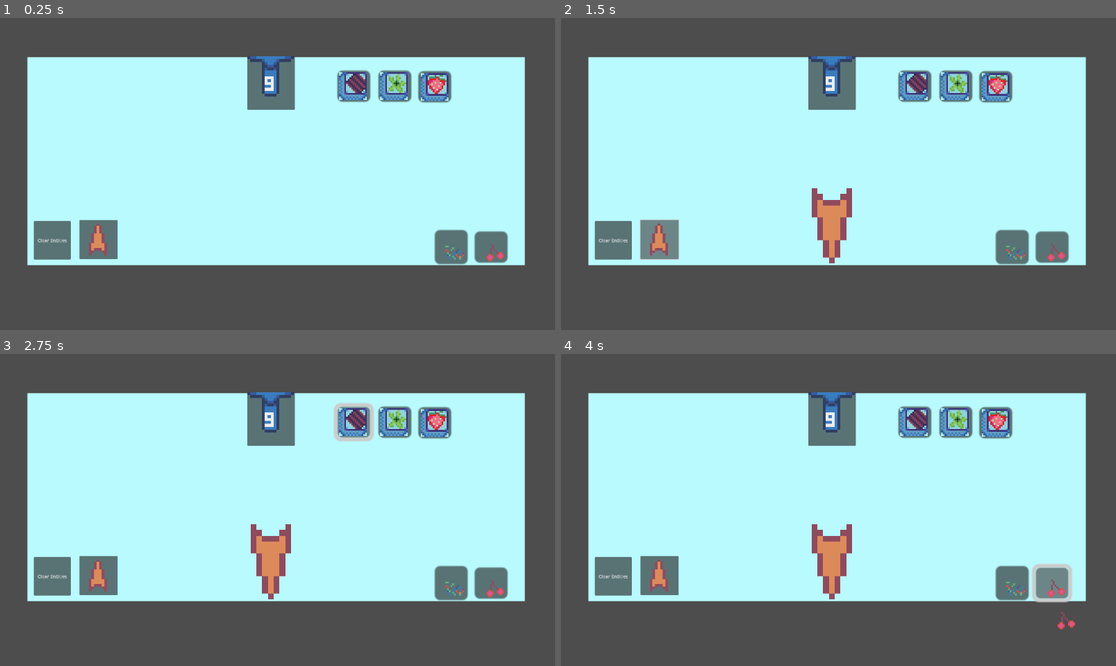
Above: before the commit, frames 1-4 (two rows, left to right).
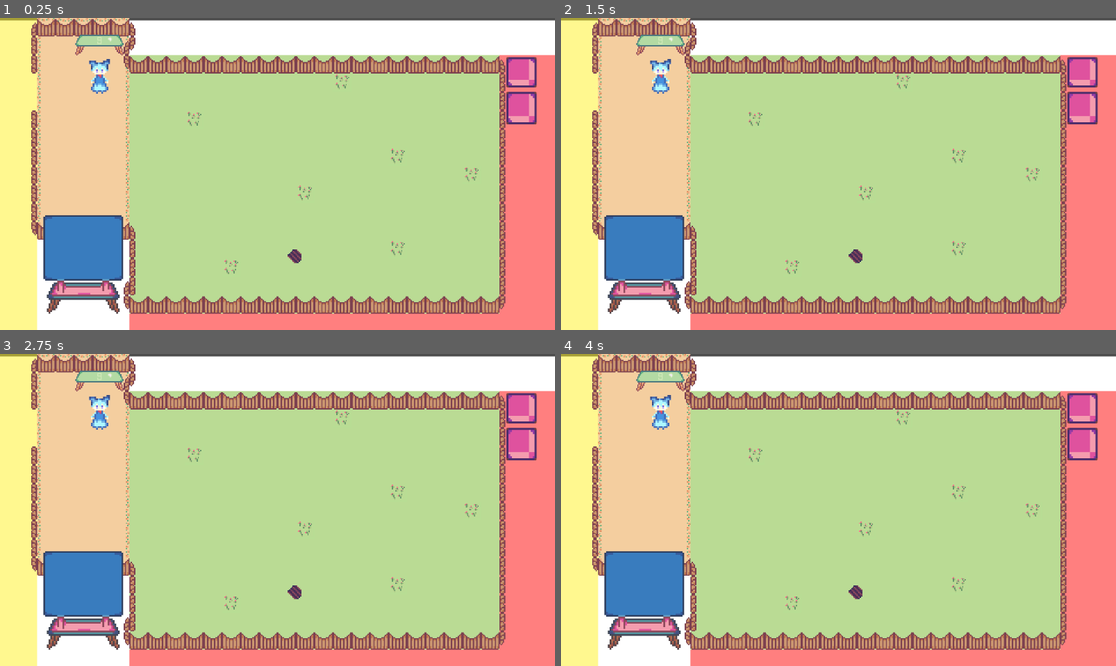
Above: after the commit, the same moments.

Repository: 2192375d/Touhou-Game-Jam-16-Cirno-s-Swirlaria
Game: Godot game, scene res://scenes/overworld/game_overworld.tscn
The game is run twice, just before and just after one commit, with the same random seed, the same clock (stepped at 60 frames per second) and the same inputs. Before the commit the project starts from res://scenes/game_tablemenu.tscn.
Inputs (mouse positions are in pixels of both pictures, inside the frame that each line leads up to):
- Up to frame 1 (0.25 s): no input
- Up to frame 2 (1.5 s): click (832, 83) at 0.52 s; click (660, 239) at 1.27 s
- Up to frame 3 (2.75 s): click (355, 422) at 2.02 s
- Up to frame 4 (4 s): click (955, 422) at 2.77 s; click (1049, 581) at 3.52 s

The runs differ from the first frame. In frame 1, 99% of the frame differs, in the area x 0-100%, y 0-100%; in frame 2, 99%; in frame 3, 99%; in frame 4, 99%.

Commit message:
feat: added item collection

Diff:
--- a/project.godot
+++ b/project.godot
@@ -11,7 +11,7 @@
 [application]
 
 config/name="cirno-project"
-run/main_scene="uid://b468oxcelg53b"
+run/main_scene="uid://b5vmw5yaggpul"
 config/features=PackedStringArray("4.5", "Forward Plus")
 config/icon="res://icon.svg"
 
--- /dev/null
+++ b/scenes/overworld/chocolate_object.tscn
@@ -0,0 +1,33 @@
+[gd_scene load_steps=7 format=3 uid="uid://c2nxjqp786ppc"]
+
+[ext_resource type="Script" uid="uid://dwurcaeais01q" path="res://scripts/overworld/object-interact-component.gd" id="1_2gyli"]
+[ext_resource type="Texture2D" uid="uid://dqcvxv0l36qp3" path="res://assets/chocolate.png" id="2_n85hr"]
+[ext_resource type="Script" uid="uid://clnfeb1t6s7jo" path="res://scripts/overworld/item-object-component.gd" id="3_2ptbl"]
+[ext_resource type="Resource" uid="uid://igy4yb45c2x0" path="res://inventory/items/chocolate.tres" id="4_swi5c"]
+[ext_resource type="Resource" uid="uid://crnrqykb06qvm" path="res://inventory/Inventory.tres" id="5_tbvmv"]
+
+[sub_resource type="CircleShape2D" id="CircleShape2D_7c603"]
+radius = 56.0
+
+[node name="chocolate-object" type="Node2D"]
+
+[node name="ItemObjectComponent" type="Node" parent="." node_paths=PackedStringArray("object_interact_component")]
+script = ExtResource("3_2ptbl")
+object_interact_component = NodePath("../ObjectInteractComponent")
+item = ExtResource("4_swi5c")
+inventory = ExtResource("5_tbvmv")
+metadata/_custom_type_script = "uid://clnfeb1t6s7jo"
+
+[node name="ObjectInteractComponent" type="Node" parent="." node_paths=PackedStringArray("area")]
+script = ExtResource("1_2gyli")
+area = NodePath("../Area2D")
+metadata/_custom_type_script = "uid://dwurcaeais01q"
+
+[node name="Area2D" type="Area2D" parent="."]
+
+[node name="CollisionShape2D" type="CollisionShape2D" parent="Area2D"]
+shape = SubResource("CircleShape2D_7c603")
+
+[node name="Sprite2D" type="Sprite2D" parent="."]
+scale = Vector2(4.25, 4.25)
+texture = ExtResource("2_n85hr")
--- a/scenes/cirno.tscn
+++ b/scenes/overworld/cirno.tscn
@@ -1,10 +1,10 @@
 [gd_scene load_steps=28 format=3 uid="uid://bwlta6mv2bg45"]
 
-[ext_resource type="Script" uid="uid://c2sn30movidck" path="res://scripts/cirno.gd" id="1_7scum"]
+[ext_resource type="Script" uid="uid://c2sn30movidck" path="res://scripts/overworld/cirno.gd" id="1_7scum"]
 [ext_resource type="Texture2D" uid="uid://dqa0vkh75kguf" path="res://assets/cirno-walk.png" id="1_mjcn1"]
 [ext_resource type="Resource" uid="uid://crnrqykb06qvm" path="res://inventory/Inventory.tres" id="2_qsjrn"]
-[ext_resource type="Script" uid="uid://781y04xhlelq" path="res://scripts/movement-component.gd" id="3_lm1go"]
-[ext_resource type="Script" uid="uid://bmuowhti2qy1o" path="res://scripts/animation-component.gd" id="4_a5a0l"]
+[ext_resource type="Script" uid="uid://781y04xhlelq" path="res://scripts/overworld/movement-component.gd" id="3_lm1go"]
+[ext_resource type="Script" uid="uid://bmuowhti2qy1o" path="res://scripts/overworld/animation-component.gd" id="4_a5a0l"]
 
 [sub_resource type="AtlasTexture" id="AtlasTexture_ubwrc"]
 atlas = ExtResource("1_mjcn1")
--- a/scenes/game_overworld.tscn
+++ b/scenes/overworld/game_overworld.tscn
@@ -1,17 +1,22 @@
-[gd_scene load_steps=27 format=4 uid="uid://b5vmw5yaggpul"]
-
-[ext_resource type="PackedScene" uid="uid://bwlta6mv2bg45" path="res://scenes/cirno.tscn" id="1_6e84v"]
-[ext_resource type="Texture2D" uid="uid://b2xtxyvb6ngh7" path="res://assets/tileset.png" id="2_4dvvg"]
-[ext_resource type="Resource" uid="uid://crnrqykb06qvm" path="res://inventory/Inventory.tres" id="2_4vge2"]
-[ext_resource type="Texture2D" uid="uid://nn0lhhorwjbk" path="res://assets/tileset2.png" id="3_rnjyy"]
-[ext_resource type="Texture2D" uid="uid://b873vlmfq4ou0" path="res://assets/tileset3.png" id="4_hh0fu"]
-[ext_resource type="PackedScene" uid="uid://2745gj6i4xmq" path="res://scenes/tv.tscn" id="5_04qyp"]
-[ext_resource type="PackedScene" uid="uid://bctpqqwul4t2y" path="res://scenes/table.tscn" id="6_j7wrs"]
-[ext_resource type="PackedScene" uid="uid://dlrgcegmr2sgj" path="res://scenes/inventory_slot_ui.tscn" id="7_fws66"]
-[ext_resource type="PackedScene" uid="uid://bktuhkd126rxu" path="res://scenes/item_box_chocolate.tscn" id="9_3m5ht"]
+[gd_scene load_steps=32 format=4 uid="uid://b5vmw5yaggpul"]
+
+[ext_resource type="Script" uid="uid://cbtuiddnq12ki" path="res://scripts/overworld/game_overworld.gd" id="1_5fxal"]
+[ext_resource type="PackedScene" uid="uid://bwlta6mv2bg45" path="res://scenes/overworld/cirno.tscn" id="1_12nxy"]
+[ext_resource type="Texture2D" uid="uid://b2xtxyvb6ngh7" path="res://assets/tileset.png" id="2_5fxal"]
+[ext_resource type="Texture2D" uid="uid://nn0lhhorwjbk" path="res://assets/tileset2.png" id="3_3fiod"]
+[ext_resource type="Texture2D" uid="uid://b873vlmfq4ou0" path="res://assets/tileset3.png" id="4_tmduo"]
+[ext_resource type="PackedScene" uid="uid://2745gj6i4xmq" path="res://scenes/overworld/tv.tscn" id="5_m3bv7"]
+[ext_resource type="PackedScene" uid="uid://bctpqqwul4t2y" path="res://scenes/overworld/table.tscn" id="6_5dcic"]
+[ext_resource type="PackedScene" uid="uid://dlrgcegmr2sgj" path="res://scenes/overworld/inventory_slot_ui.tscn" id="7_jx2ri"]
+[ext_resource type="Script" uid="uid://482a1jor3u2o" path="res://scripts/overworld/item-spawner.gd" id="9_5fxal"]
+[ext_resource type="Script" uid="uid://c6nqgxpv81pby" path="res://inventory/items/item.gd" id="10_5dcic"]
+[ext_resource type="Resource" uid="uid://igy4yb45c2x0" path="res://inventory/items/chocolate.tres" id="11_jx2ri"]
+[ext_resource type="Resource" uid="uid://dn8hgabwko4up" path="res://inventory/items/vanilla.tres" id="12_5kwjv"]
+[ext_resource type="Resource" uid="uid://cx8ktkfodwy7" path="res://inventory/items/strawberry.tres" id="13_mkpr1"]
+[ext_resource type="PackedScene" uid="uid://c2nxjqp786ppc" path="res://scenes/overworld/chocolate_object.tscn" id="14_jx2ri"]
 
 [sub_resource type="TileSetAtlasSource" id="TileSetAtlasSource_rnjyy"]
-texture = ExtResource("2_4dvvg")
+texture = ExtResource("2_5fxal")
 0:0/0 = 0
 0:0/0/modulate = Color(0.7411765, 0.7411765, 0.7411765, 1)
 2:0/0 = 0
@@ -104,11 +109,11 @@
 [sub_resource type="CanvasTexture" id="CanvasTexture_4dvvg"]
 
 [node name="game" type="Node2D"]
-
-[node name="Cirno" parent="." instance=ExtResource("1_6e84v")]
-position = Vector2(344, 120)
-scale = Vector2(4, 4)
-inventory = ExtResource("2_4vge2")
+script = ExtResource("1_5fxal")
+
+[node name="Cirno" parent="." instance=ExtResource("1_12nxy")]
+position = Vector2(345, 202)
+scale = Vector2(4, 4)
 
 [node name="ground-tiles" type="TileMapLayer" parent="."]
 scale = Vector2(4, 4)
@@ -148,7 +153,7 @@
 shape = SubResource("SegmentShape2D_hh0fu")
 
 [node name="CollisionShape2D7" type="CollisionShape2D" parent="invisible-wall"]
-position = Vector2(0, -96)
+position = Vector2(1, -97)
 shape = SubResource("SegmentShape2D_3m5ht")
 
 [node name="CollisionShape2D8" type="CollisionShape2D" parent="invisible-wall"]
@@ -187,30 +192,38 @@
 texture = SubResource("CanvasTexture_4dvvg")
 centered = false
 
-[node name="tv" parent="." instance=ExtResource("5_04qyp")]
+[node name="tv" parent="." instance=ExtResource("5_m3bv7")]
 z_index = 99
 position = Vector2(288, 832.00006)
 scale = Vector2(6, 6)
 
-[node name="table" parent="." instance=ExtResource("6_j7wrs")]
+[node name="table" parent="." instance=ExtResource("6_5dcic")]
 z_index = 1
 position = Vector2(344, 88)
 scale = Vector2(4, 4)
 
 [node name="inventory" type="Node" parent="."]
 
-[node name="inventory-slot-ui" parent="inventory" instance=ExtResource("7_fws66")]
+[node name="inventory-slot-ui" parent="inventory" instance=ExtResource("7_jx2ri")]
 offset_left = 1752.0
 offset_top = 136.0
 offset_right = 1815.68
 offset_bottom = 200.04001
 
-[node name="inventory-slot-ui2" parent="inventory" instance=ExtResource("7_fws66")]
+[node name="inventory-slot-ui2" parent="inventory" instance=ExtResource("7_jx2ri")]
 offset_left = 1752.0
 offset_top = 256.0
 offset_right = 1815.68
 offset_bottom = 328.04
 
-[node name="item-box-chocolate" parent="." instance=ExtResource("9_3m5ht")]
-position = Vector2(1248, 416)
-scale = Vector2(4, 4)
+[node name="item-spawner" type="Node" parent="." node_paths=PackedStringArray("spawnTimer")]
+script = ExtResource("9_5fxal")
+spawnTimer = NodePath("Timer")
+items = Array[ExtResource("10_5dcic")]([ExtResource("11_jx2ri"), ExtResource("12_5kwjv"), ExtResource("13_mkpr1")])
+
+[node name="Timer" type="Timer" parent="item-spawner"]
+
+[node name="chocolate-object" parent="." instance=ExtResource("14_jx2ri")]
+position = Vector2(1019, 825)
+
+[connection signal="timeout" from="item-spawner/Timer" to="item-spawner" method="_on_timer_timeout"]
--- a/scenes/inventory_ui.tscn
+++ b/scenes/overworld/inventory_ui.tscn
@@ -1,7 +1,7 @@
 [gd_scene load_steps=3 format=3 uid="uid://q8q6sdj65suu"]
 
 [ext_resource type="Texture2D" uid="uid://c6qxdo4h4qto5" path="res://assets/inventory.png" id="1_tahbm"]
-[ext_resource type="PackedScene" uid="uid://dlrgcegmr2sgj" path="res://scenes/inventory_slot_ui.tscn" id="2_ylkvr"]
+[ext_resource type="PackedScene" uid="uid://dlrgcegmr2sgj" path="res://scenes/overworld/inventory_slot_ui.tscn" id="2_ylkvr"]
 
 [node name="inventory-ui" type="Control"]
 layout_mode = 3
--- a/scenes/table.tscn
+++ b/scenes/overworld/table.tscn
@@ -1,6 +1,7 @@
-[gd_scene load_steps=4 format=3 uid="uid://bctpqqwul4t2y"]
+[gd_scene load_steps=5 format=3 uid="uid://bctpqqwul4t2y"]
 
 [ext_resource type="Texture2D" uid="uid://dhndm8ckrmmjv" path="res://assets/table.png" id="1_02ppr"]
+[ext_resource type="Script" uid="uid://dwurcaeais01q" path="res://scripts/overworld/object-interact-component.gd" id="2_eotx8"]
 
 [sub_resource type="RectangleShape2D" id="RectangleShape2D_02ppr"]
 size = Vector2(48, 13)
@@ -24,3 +25,7 @@
 rotation = 1.5707964
 shape = SubResource("CapsuleShape2D_02ppr")
 debug_color = Color(0.99197274, 0, 0.26462436, 0.41960785)
+
+[node name="object-interact-component" type="Node" parent="." node_paths=PackedStringArray("area")]
+script = ExtResource("2_eotx8")
+area = NodePath("../Area2D")
--- a/scripts/item_box.gd
+++ /dev/null
@@ -1 +0,0 @@
-extends StaticBody2D
--- a/scripts/object-component.gd
+++ /dev/null
@@ -1,5 +0,0 @@
-extends Node
-
-class_name ObjectComponent
-
-@export var object: StaticBody2D
--- /dev/null
+++ b/scripts/overworld/box-component.gd
@@ -0,0 +1 @@
+extends Node
--- a/scripts/cirno.gd
+++ b/scripts/overworld/cirno.gd
@@ -1,4 +1,6 @@
 extends CharacterBody2D
+
+class_name Player
 
 @export var movement_component: MovementComponent
 @export var animation_component: AnimationComponent
--- /dev/null
+++ b/scripts/overworld/game_overworld.gd
@@ -0,0 +1,4 @@
+extends Node2D
+
+func _ready() -> void:
+	randomize()
--- /dev/null
+++ b/scripts/overworld/item-object-component.gd
@@ -0,0 +1,14 @@
+extends Node
+
+class_name ItemObjectComponent
+
+@export var object_interact_component: ObjectInteractComponent
+@export var item: Item
+@export var inventory: Inventory
+
+func _ready() -> void:
+	object_interact_component.interacted.connect(self.interact)
+
+func interact() -> void:
+	inventory.items[item] += 1
+	print("here!")
--- /dev/null
+++ b/scripts/overworld/item-spawner.gd
@@ -0,0 +1,16 @@
+extends Node
+
+@export var spawnTimer: Timer
+@export var items: Array[Item]
+var numItem: int
+
+# 12 x 10
+func _ready() -> void:
+	spawnTimer.one_shot = true
+	spawnTimer.start(3)
+
+	numItem = 0
+
+func _on_timer_timeout() -> void:
+	var item_position: Vector2i
+	item_position = Vector2i((randi() % 12 + 17) * 32, (randi() % 10 + 3) * 32)
--- /dev/null
+++ b/scripts/overworld/object-interact-component.gd
@@ -0,0 +1,25 @@
+extends Node
+
+class_name ObjectInteractComponent
+
+@export var area: Area2D
+@onready var inArea: bool = false
+signal interacted()
+
+func _ready() -> void:
+	area.body_entered.connect(_on_body_entered)
+	area.body_exited.connect(_on_body_exited)
+
+func _on_body_entered(body: Node):
+	if body is Player:
+		inArea = true
+		#print("player entered")
+
+func _on_body_exited(body: Node):
+	if body is Player:
+		inArea = false
+		#print("player exited")
+
+func _process(_delta: float) -> void:
+	if Input.is_action_just_pressed("ui_accept") && inArea == true:
+		interacted.emit()
Binary file added: assets/chocolate.png
Not shown, added: assets/chocolate.png.import
Not shown: 2 places in scenes/overworld/game_overworld.tscn that only renumber resources
Renamed: scenes/inventory_slot_ui.tscn -> scenes/overworld/inventory_slot_ui.tscn
Renamed: scenes/item_box_chocolate.tscn -> scenes/overworld/item_box_chocolate.tscn
Renamed: scenes/tv.tscn -> scenes/overworld/tv.tscn
Not shown, removed: scripts/item_box.gd.uid
Not shown, removed: scripts/object-component.gd.uid
Renamed: scripts/animation-component.gd -> scripts/overworld/animation-component.gd
Renamed: scripts/animation-component.gd.uid -> scripts/overworld/animation-component.gd.uid
Not shown, added: scripts/overworld/box-component.gd.uid
Renamed: scripts/cirno.gd.uid -> scripts/overworld/cirno.gd.uid
(and 6 more such lines)
